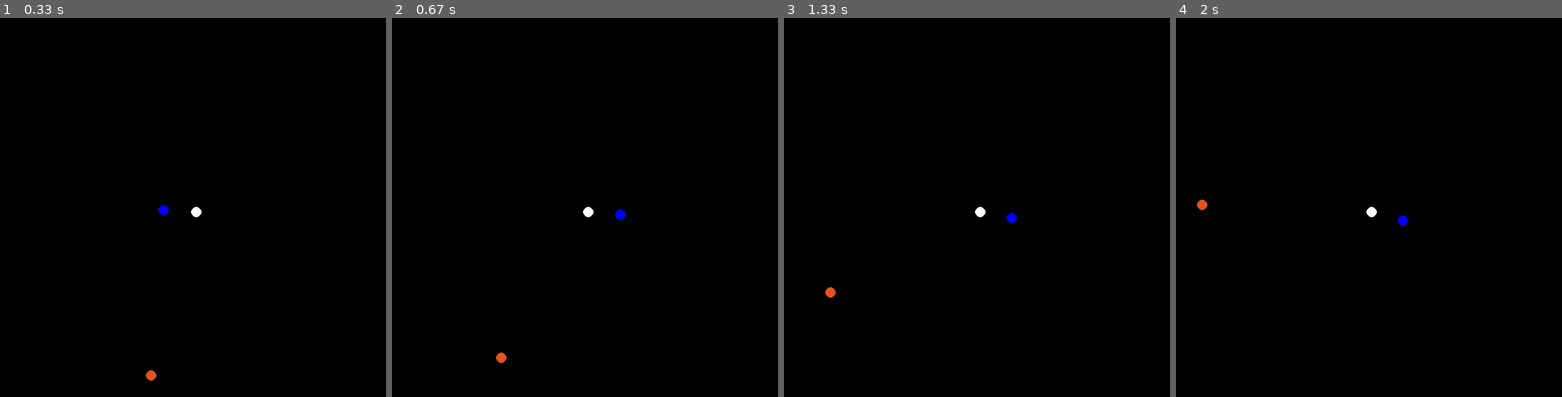
Above: before the commit, frames 1-4 (left to right).
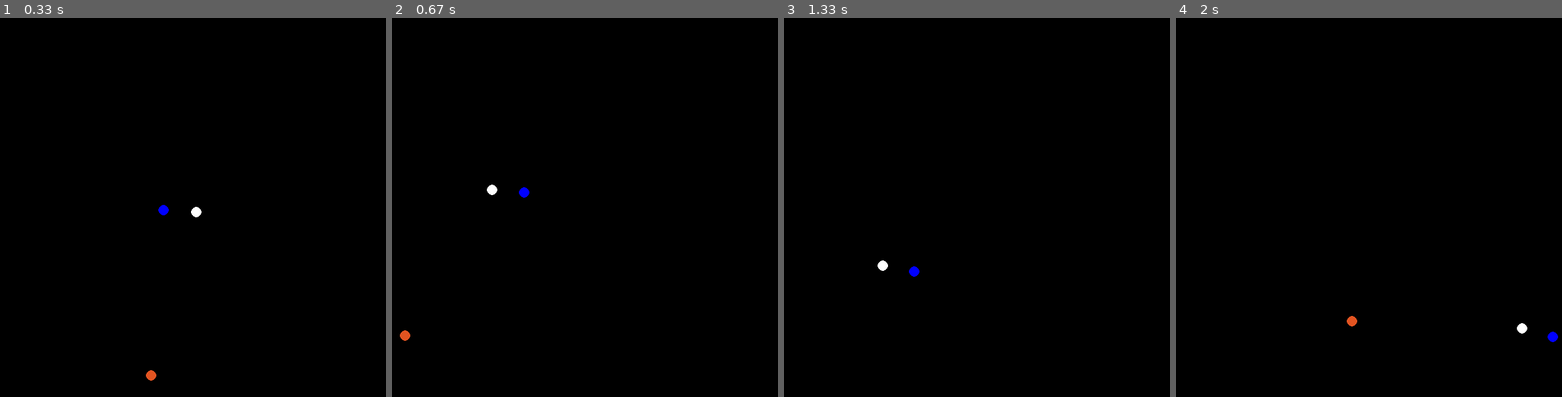
Above: after the commit, the same moments.

Repository: SoraAsc/Celestial-Body-Orbit-Simulator
Game: pygame game, started from main.py
Same seed, same stepped clock (60 frames per second), same inputs: the game is played once before the commit and once after it.
Inputs (mouse positions are in pixels of both pictures, inside the frame that each line leads up to):
- Up to frame 1 (0.33 s): no input
- Up to frame 2 (0.67 s): press the mouse at (588, 237) at 0.37 s; move the mouse to (542, 226) at 0.47 s; release the mouse at (492, 215) at 0.6 s
- Up to frame 3 (1.33 s): press the mouse at (980, 237) at 0.7 s; move the mouse to (1054, 294) at 0.8 s; release the mouse at (1123, 351) at 0.93 s; press the mouse at (980, 237) at 1.03 s; move the mouse to (911, 218) at 1.13 s; release the mouse at (838, 199) at 1.27 s
- Up to frame 4 (2 s): press the mouse at (1372, 237) at 1.37 s; move the mouse to (1446, 298) at 1.47 s; release the mouse at (1519, 359) at 1.6 s; press the mouse at (1372, 237) at 1.7 s; move the mouse to (1423, 207) at 1.8 s; release the mouse at (1477, 177) at 1.93 s

Frame 1 is identical in both runs. In frame 2, 0.3% of the frame differs, in the area x 2-61%, y 43-92%; in frame 3, 0.3%; in frame 4, 0.3%.

Commit message:
feat: zoom and pan

Diff:
--- a/config.py
+++ b/config.py
@@ -1,8 +1,9 @@
 import numpy as np
 
 # Constants
+WORLD_SIZE = np.array([2000, 2000])
 SCREEN_SIZE = np.array([600.0, 600.0])
-CENTER = SCREEN_SIZE / 2    # Screen center in pixels
+CENTER = SCREEN_SIZE // 2    # Screen center in pixels
 G = 6.67430e-11             # Gravitational constant
 DELTA_T = 800000            # Time interval (adjusted for display)
 SCALE = 3e9                 # Scale to convert meters into pixels (adjusted to reduce values)
--- a/main.py
+++ b/main.py
@@ -8,8 +8,9 @@
 sun = CelestialBody("Sun", 1.989e30, np.array([0.0, 0.0], dtype=np.float64), np.array([0.0, 0.0]), (255, 255, 255))
 earth = CelestialBody("Earth", 5.972e24, np.array([1.496e11, 0.0], dtype=np.float64), np.array([0.0, 29780.0], dtype=np.float64), (0, 0, 255))
 jupiter = CelestialBody("Jupiter", 5.972e24, np.array([0.0, 7.785e11], dtype=np.float64), np.array([-13070.0, 0.0], dtype=np.float64), (226, 84, 33))
+neptune = CelestialBody("Neptune", 1.024e26, np.array([4.495e12, 0], dtype=np.float64), np.array([0, 5400], dtype=np.float64), (0, 0, 205))
 
-bodies = [sun, earth, jupiter]
+bodies = [sun, earth, jupiter, neptune]
 sim = Simulation(bodies, DELTA_T)
 pygame_manager = PygameManager(sim)
 pygame_manager.run()
--- a/pygame_manager.py
+++ b/pygame_manager.py
@@ -1,6 +1,6 @@
 import pygame
 
-from config import CENTER, SCALE, SCREEN_SIZE
+from config import CENTER, SCALE, SCREEN_SIZE, WORLD_SIZE
 from simulation import Simulation
 
 class PygameManager:
@@ -18,24 +18,60 @@
         self.simulation = simulation
         self.clock = pygame.time.Clock()
 
+        # Initial variabels
+        self.zoom = 1
+        self.camera_pos = [0, 0]
+        self.is_dragging = False
+        self.last_mouse_pos = None
+
     def draw(self):
         """Draw Simulation elements on the pygame screen"""
+
+        # Center the camera in the world bounds
+        half_screen_width = self.screen.get_width() / (2 * self.zoom)
+        half_screen_height = self.screen.get_height() / (2 * self.zoom)
+        self.camera_pos[0] = max(-WORLD_SIZE[0] + half_screen_width, min(self.camera_pos[0], WORLD_SIZE[0] - half_screen_width))
+        self.camera_pos[1] = max(-WORLD_SIZE[1] + half_screen_height, min(self.camera_pos[1], WORLD_SIZE[1] - half_screen_height))
+
         self.screen.fill((0, 0, 0)) # Clear screen
 
         for body in self.simulation.bodies:
-            x = int(body.position[0] / SCALE + CENTER[0])
-            y = int(body.position[1] / SCALE + CENTER[1])
-            pygame.draw.circle(self.screen, body.color, (x, y), 8)
+            x = int((body.position[0] / SCALE - self.camera_pos[0])  * self.zoom + CENTER[0])
+            y = int((body.position[1] / SCALE - self.camera_pos[1])  * self.zoom + CENTER[1])
+            pygame.draw.circle(self.screen, body.color, (x, y), 8 * self.zoom)
 
         pygame.display.flip()
 
     def run(self):
         """Main Render Loop"""
+
         running = True
         while running:
             for event in pygame.event.get():
                 if event.type == pygame.QUIT:
                     running = False
+                elif event.type == pygame.MOUSEWHEEL: # Handle Zoom
+                    if(event.y > 0): # Zoom in
+                        self.zoom = min(self.zoom * 1.1, 5)
+                    elif event.y < 0: # Zoom out
+                        self.zoom = max(self.zoom / 1.1, 0.1)
+                elif event.type == pygame.MOUSEBUTTONDOWN: # Start dragging
+                    if event.button == 1:  # Left mouse button
+                        self.is_dragging = True
+                        self.last_mouse_pos = event.pos
+                elif event.type == pygame.MOUSEBUTTONUP: # Stop dragging
+                    if event.button == 1:
+                        self.is_dragging = False
+
+
+            if self.is_dragging: # Handle panning
+                mouse_x, mouse_y = pygame.mouse.get_pos()
+                if self.last_mouse_pos:
+                    dx = (mouse_x - self.last_mouse_pos[0]) / self.zoom
+                    dy = (mouse_y - self.last_mouse_pos[1]) / self.zoom
+                    self.camera_pos[0] -= dx
+                    self.camera_pos[1] -= dy
+                    self.last_mouse_pos = (mouse_x, mouse_y)
 
             self.simulation.run()  # Update simulation state
             self.draw()
